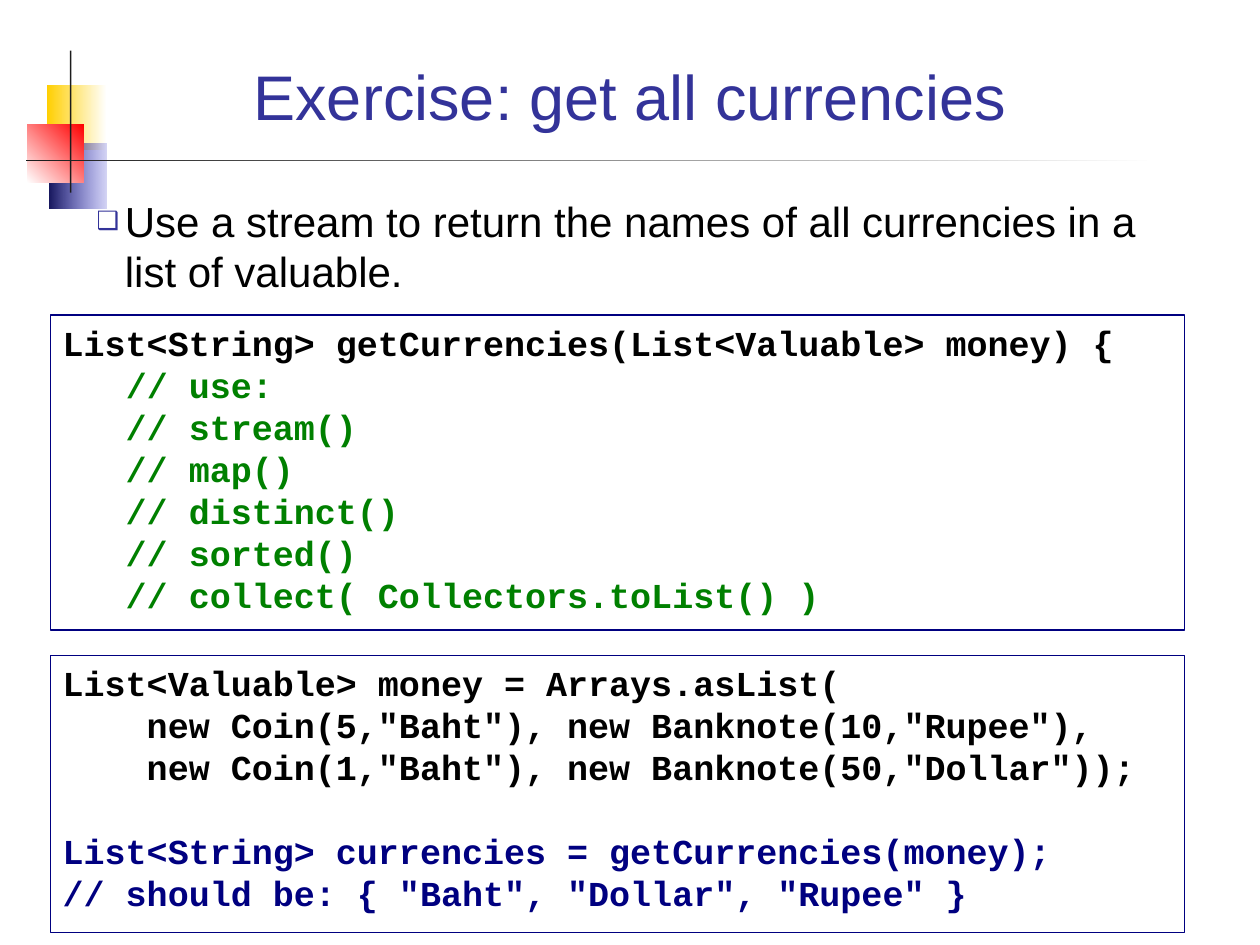
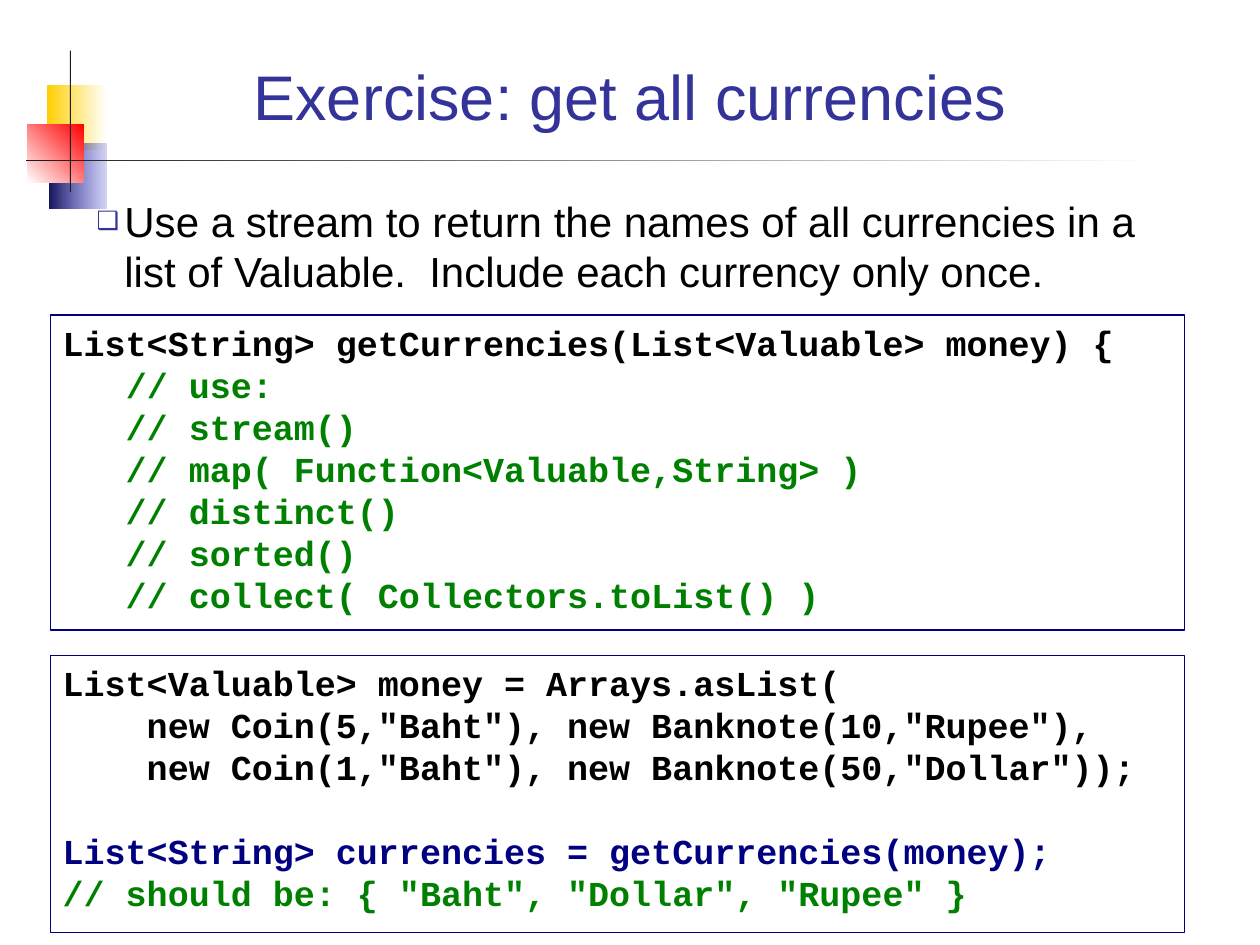
Before and after one commit to skeoop/skeoop.github.io, a slide deck: slide 16 of week14/Streams.ppt (slide 12 before the commit). Drawn at 1260x945 pixels with LibreOffice and Linux fonts; fonts in the diff are those of the drawing. Boxes give left, top, right and bottom in pixels: in the first picture for what was removed or moved away, otherwise in the second. Text is boxed around its words. In the diff, an @@ line names an element or a change of style, - is before the commit and + after.

Commit message:
Update Stream examples, update schedule

```diff
--- a/week14/Streams.ppt
+++ b/week14/Streams.ppt
@@ text at [124, 206, 1135, 296]: text changed @@
-❑ Use a stream to return the names of all currencies in a list of valuable.
+❑ Use a stream to return the names of all currencies in a list of Valuable. Include each currency only once.
@@ text in rectangle at [189, 457, 820, 490]: text changed @@
-// map()
+// map( Function<Valuable,String> )
@@ text in rectangle at [126, 881, 924, 914]: text colour #000080 to #008000 in "// should be: { "Baht", "Dollar", "Rupee" ..." @@
```
Also in this commit, not shown: 9 other slides changed, 6 slides added, 2 other files.
